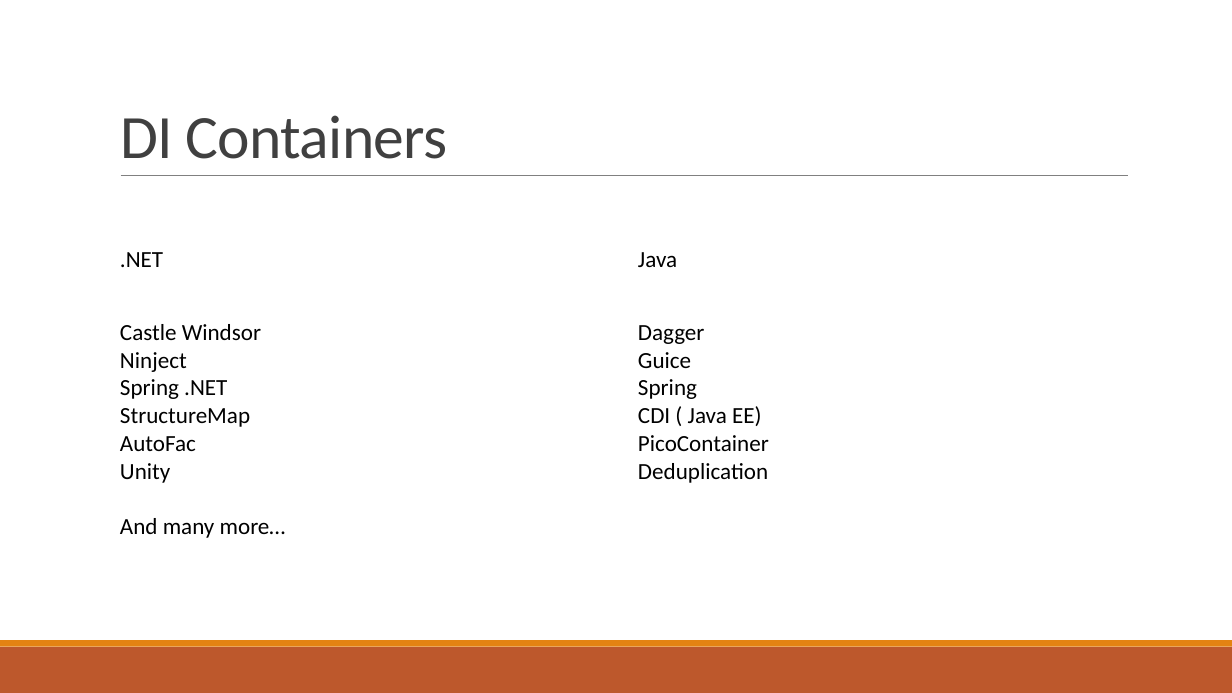
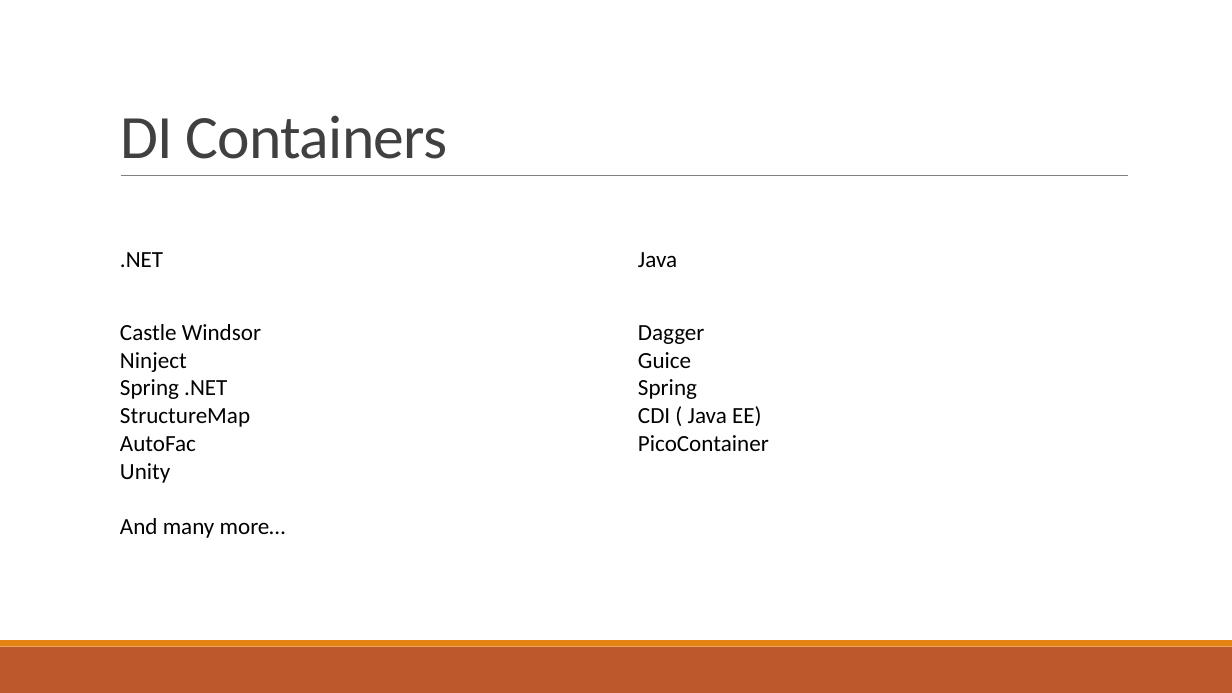
Before and after one commit to johankardell/SoftwareCraftmanship, a slide deck: slide 22 of Dependency Injection.pptx. Drawn at 1232x693 pixels with LibreOffice and Linux fonts; fonts in the diff are those of the drawing. Boxes give left, top, right and bottom in pixels: in the first picture for what was removed or moved away, otherwise in the second. Text is boxed around its words. In the diff, an @@ line names an element or a change of style, - is before the commit and + after.

Commit message:
removing DI container

```diff
--- a/Dependency Injection.pptx
+++ b/Dependency Injection.pptx
@@ text at box(638, 463, 768, 483): paragraph removed @@
-Deduplication
```
